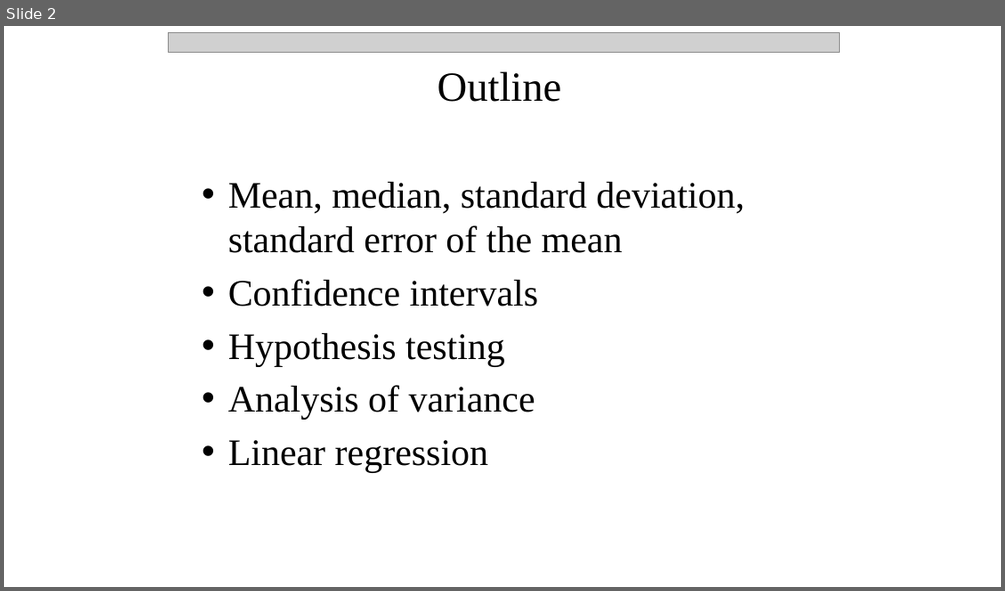
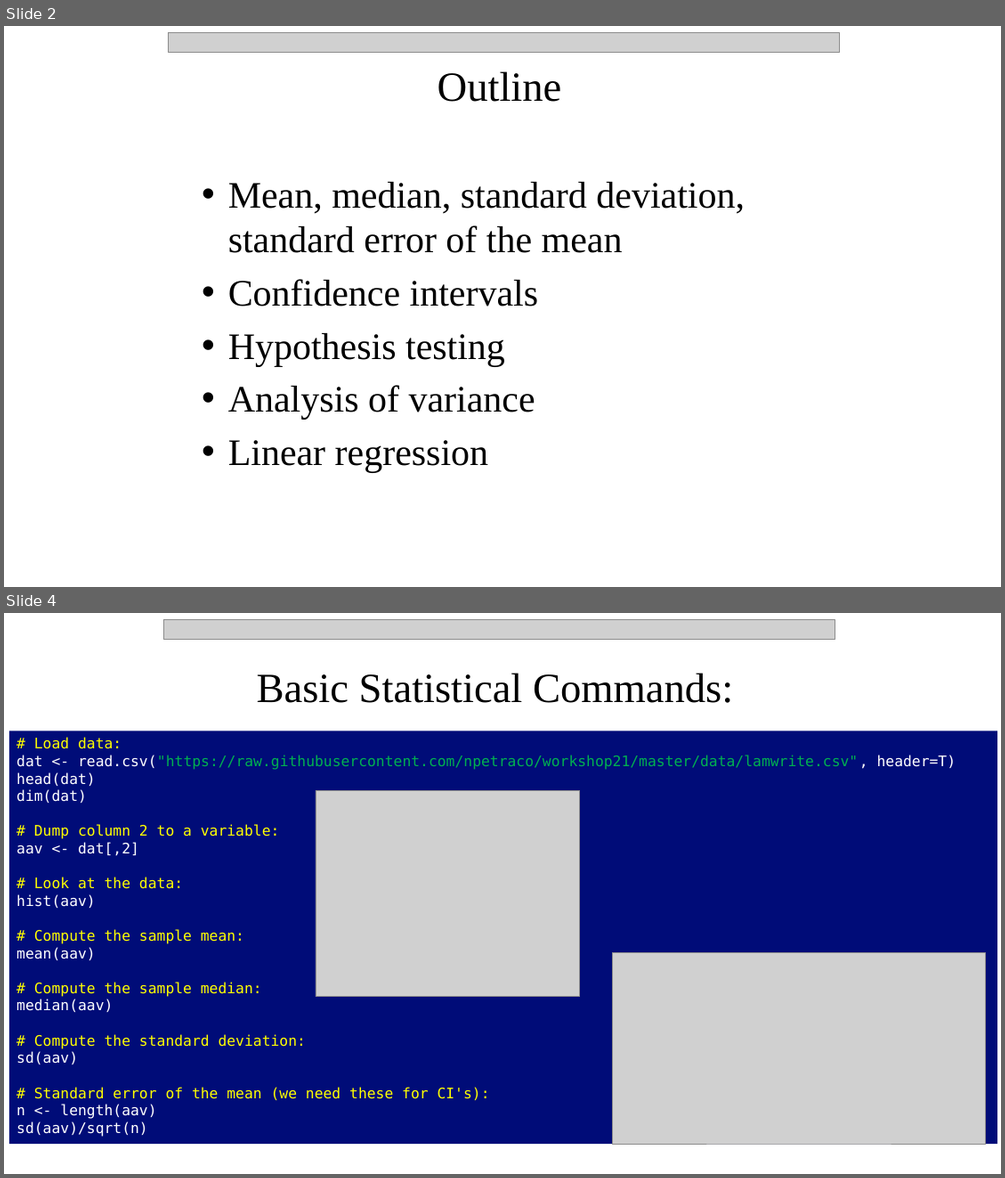
Before and after one commit to npetraco/workshop21, a slide deck: notes/day_2.pptx. Shown one above the other, each under a label of ours: slide 2 before the commit, slides 2 and 4 after it; the slides between them are not shown. The pictures are 1005x591 and 1005x1178 pixels, drawn with LibreOffice and Linux fonts; fonts in the diff are those of the drawing; grey boxes stand for pictures. Boxes give left, top, right and bottom in pixels: in the first picture for what was removed or moved away, otherwise in the second. Text is boxed around its words. In the diff, an @@ line names an element or a change of style, - is before the commit and + after.

```diff
--- a/notes/day_2.pptx
+++ b/notes/day_2.pptx
@@ slide 4 added at (x1=4, y1=613, x2=1001, y2=1174), background #FFFFFF @@
@@ picture added at (x1=164, y1=619, x2=834, y2=639) @@
@@ text added at (x1=257, y1=673, x2=733, y2=703), 40 pt, text #000000 @@
+Basic Statistical Commands:
@@ rectangle added at (x1=9, y1=731, x2=997, y2=1144), fill #000C78, 14 pt, text #FFFF00 @@
+# Load data:
+dat <- read.csv("https://raw.githubusercontent.com/npetraco/workshop21/master/data/lamwrite.csv", header=T)
+head(dat)
+dim(dat)
+# Dump column 2 to a variable:
+aav <- dat[,2]
+# Look at the data:
+hist(aav)
+# Compute the sample mean:
+mean(aav)
+# Compute the sample median:
+median(aav)
+# Compute the standard deviation:
+sd(aav)
+# Standard error of the mean (we need these for CI's):
+n <- length(aav)
+sd(aav)/sqrt(n)
@@ picture added at (x1=316, y1=790, x2=580, y2=997) @@
@@ picture added at (x1=613, y1=952, x2=985, y2=1144) @@
```
Also in this commit, not shown: 1 slide changed, 4 other slides added.
